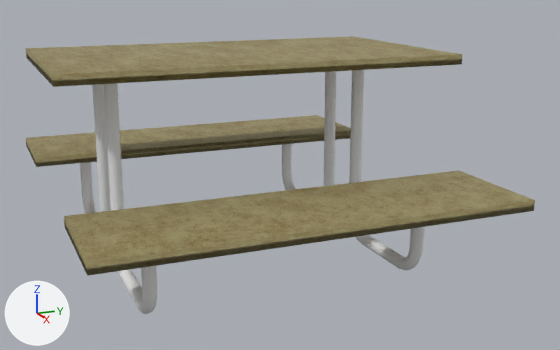
Before and after pictures for a commit that changed the Blender file Assets/Table.blend.
Rendered twice from a 50 mm lens placed at (7.37, -6.21, 4.48), pointed at (-4.18, -1.38, 1.17). Arrows for +X, +Y and +Z are at lower left; the lights stay in place.

The older version as bpy lines, for what is in view:
```python
ob_cube = bpy.data.objects.new('Cube', me_cube)
ob_cube.location = (-4.67, -1.95, 3.11)
ob_cube.scale = (1.82, 3.12, 0.079)
ob_cube_001 = bpy.data.objects.new('Cube.001', me_cube_001)
ob_cube_001.location = (-7.2, -1.95, 1.25)
ob_cube_001.scale = (0.908, 3.12, 0.079)
ob_cube_002 = bpy.data.objects.new('Cube.002', me_cube_002)
ob_cube_002.location = (-1.86, -1.95, 1.25)
ob_cube_002.scale = (0.908, 3.12, 0.079)
ob_plane = bpy.data.objects.new('Plane', cu_plane_004)
ob_plane.location = (-4.12, 0.0, 0.0)
ob_plane_001 = bpy.data.objects.new('Plane.001', cu_plane_005)
ob_plane_001.location = (-5.13, 0.0, 0.0)
ob_plane_001.rotation_euler = (0.0, 0.0, 3.142)  # degrees (0, 0, 180)
ob_plane_002 = bpy.data.objects.new('Plane.002', cu_plane_006)
ob_plane_002.location = (-5.13, -4.11, 0.0)
ob_plane_002.rotation_euler = (0.0, 0.0, 3.142)  # degrees (0, 0, 180)
ob_plane_003 = bpy.data.objects.new('Plane.003', cu_plane_007)
ob_plane_003.location = (-4.12, -4.11, 0.0)
```
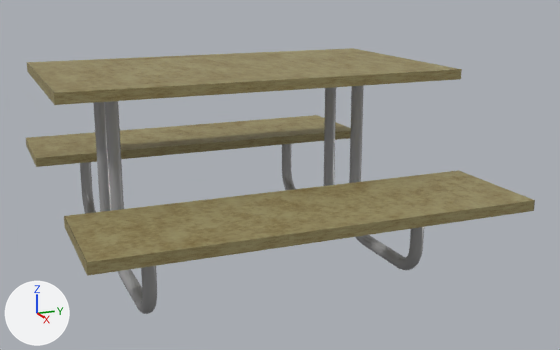
Patch to the scene script:
```diff
--- a/Assets/Table.blend.py
+++ b/Assets/Table.blend.py
@@ mat_tablewoodtexture @@
+mat_tablewoodtexture = bpy.data.materials.new('TableWoodTexture')
+mat_tablewoodtexture.displacement_method = 'BOTH'
+mat_tablewoodtexture.use_nodes = True; mat_tablewoodtexture.node_tree.nodes.clear()
+_N = mat_tablewoodtexture.node_tree.nodes; _L = mat_tablewoodtexture.node_tree.links
+n0 = _N.new('ShaderNodeBsdfPrincipled'); n0.name = 'Principled BSDF.001'
+n0.inputs[2].default_value = 0.6  # 'Roughness'
+n1 = _N.new('ShaderNodeOutputMaterial'); n1.name = 'Material Output.001'
+n2 = _N.new('ShaderNodeTexImage'); n2.name = 'Image Texture'
+n2.image = img_tablewoodtexture
+_L.new(n0.outputs[0], n1.inputs[0])  # 'BSDF' to 'Surface'
+_L.new(n2.outputs[0], n0.inputs[0])  # 'Color' to 'Base Color'
@@ me_cube @@
 me_cube.from_pydata(...)  # 8 vertices, 6 faces; spans x -1.0..1.0, y -1.0..1.0, z -1.0..1.0
-me_cube.materials.append(mat_light_brown_wood)
+me_cube.materials.append(mat_tablewoodtexture)
@@ me_cube_001 @@
 me_cube_001.from_pydata(...)  # 8 vertices, 6 faces; spans x -1.0..1.0, y -1.0..1.0, z -1.0..1.0
 # used by ob_cube_001; location = (-7.2, -1.95, 1.25); scale = (0.908, 3.12, 0.079)
-me_cube_001.materials.append(mat_light_brown_wood)
+# me_cube_001 part 1: texture (UV) coordinates of 6 of 6 faces, centred in x -1.0..1.0, y -1.0..1.0, z -1.0..1.0, changed; they spanned u 0.12..0.88, v 0.0..1.0 and now span u 0.0..0.4, v 0.0..0.6
+me_cube_001.materials.append(mat_tablewoodtexture)
@@ me_cube_002 @@
 me_cube_002.from_pydata(...)  # 8 vertices, 6 faces; spans x -1.0..1.0, y -1.0..1.0, z -1.0..1.0
 # used by ob_cube_002; location = (-1.86, -1.95, 1.25); scale = (0.908, 3.12, 0.079)
-me_cube_002.materials.append(mat_light_brown_wood)
+# me_cube_002 part 2: texture (UV) coordinates of 6 of 6 faces, centred in x -1.0..1.0, y -1.0..1.0, z -1.0..1.0, changed; they spanned u 0.12..0.88, v 0.0..1.0 and now span u 0.0..0.8, v 0.0..1.0
+me_cube_002.materials.append(mat_tablewoodtexture)
@@ cu_plane_004 @@
 _sp = cu_plane_004.splines.new('POLY'); _sp.points.add(13)
-_sp.points.foreach_set('co', [0.0, 0.0, 3.045, 0.0, 0.0, 0.0, 0.409, 0.0, 0.02, 0.0, 0.283, 0.0, 0.0781, 0.0, 0.169, 0.0, 0.169, 0.0, 0.0781, 0.0, 0.283, 0.0, 0.02, 0.0, 0.409, 0.0, 0.0, 0.0, 1.591, 0.0, 0.0, 0.0, 1.717, 0.0, 0.02, 0.0, 1.831, 0.0, 0.0781, 0.0, 1.922, 0.0, 0.169, 0.0, 1.98, 0.0, 0.283, 0.0, 2.0, 0.0, 0.409, 0.0, 2.0, 0.0, 1.25, 0.0])
+_sp.points.foreach_set('co', [0.0, 0.0, 2.795, 0.0, 0.0, 0.0, 0.409, 0.0, 0.02, 0.0, 0.283, 0.0, 0.0781, 0.0, 0.169, 0.0, 0.169, 0.0, 0.0781, 0.0, 0.283, 0.0, 0.02, 0.0, 0.409, 0.0, 0.0, 0.0, 1.591, 0.0, 0.0, 0.0, 1.717, 0.0, 0.02, 0.0, 1.831, 0.0, 0.0781, 0.0, 1.922, 0.0, 0.169, 0.0, 1.98, 0.0, 0.283, 0.0, 2.0, 0.0, 0.409, 0.0, 2.0, 0.0, 1.25, 0.0])
 _sp.order_v = 0
@@ cu_plane_004 @@
 _sp = cu_plane_004.splines.new('POLY'); _sp.points.add(13)
 _sp.use_endpoint_u = True
+cu_plane_004.materials.append(mat_toilet)  # grey #a5a5a5
 cu_plane_004.bevel_depth = 0.1
@@ cu_plane_005 @@
 _sp = cu_plane_005.splines.new('POLY'); _sp.points.add(13)
-_sp.points.foreach_set('co', [0.0, 0.0, 3.045, 0.0, 0.0, 0.0, 0.409, 0.0, 0.02, 0.0, 0.283, 0.0, 0.0781, 0.0, 0.169, 0.0, 0.169, 0.0, 0.0781, 0.0, 0.283, 0.0, 0.02, 0.0, 0.409, 0.0, 0.0, 0.0, 1.591, 0.0, 0.0, 0.0, 1.717, 0.0, 0.02, 0.0, 1.831, 0.0, 0.0781, 0.0, 1.922, 0.0, 0.169, 0.0, 1.98, 0.0, 0.283, 0.0, 2.0, 0.0, 0.409, 0.0, 2.0, 0.0, 1.25, 0.0])
+_sp.points.foreach_set('co', [0.0, 0.0, 2.795, 0.0, 0.0, 0.0, 0.409, 0.0, 0.02, 0.0, 0.283, 0.0, 0.0781, 0.0, 0.169, 0.0, 0.169, 0.0, 0.0781, 0.0, 0.283, 0.0, 0.02, 0.0, 0.409, 0.0, 0.0, 0.0, 1.591, 0.0, 0.0, 0.0, 1.717, 0.0, 0.02, 0.0, 1.831, 0.0, 0.0781, 0.0, 1.922, 0.0, 0.169, 0.0, 1.98, 0.0, 0.283, 0.0, 2.0, 0.0, 0.409, 0.0, 2.0, 0.0, 1.25, 0.0])
 _sp.order_v = 0
@@ cu_plane_005 @@
 _sp = cu_plane_005.splines.new('POLY'); _sp.points.add(13)
 _sp.use_endpoint_u = True
+cu_plane_005.materials.append(mat_toilet)  # grey #a5a5a5
 cu_plane_005.bevel_depth = 0.1
@@ cu_plane_006 @@
 _sp = cu_plane_006.splines.new('POLY'); _sp.points.add(13)
-_sp.points.foreach_set('co', [0.0, 0.0, 3.045, 0.0, 0.0, 0.0, 0.409, 0.0, 0.02, 0.0, 0.283, 0.0, 0.0781, 0.0, 0.169, 0.0, 0.169, 0.0, 0.0781, 0.0, 0.283, 0.0, 0.02, 0.0, 0.409, 0.0, 0.0, 0.0, 1.591, 0.0, 0.0, 0.0, 1.717, 0.0, 0.02, 0.0, 1.831, 0.0, 0.0781, 0.0, 1.922, 0.0, 0.169, 0.0, 1.98, 0.0, 0.283, 0.0, 2.0, 0.0, 0.409, 0.0, 2.0, 0.0, 1.25, 0.0])
+_sp.points.foreach_set('co', [0.0, 0.0, 2.795, 0.0, 0.0, 0.0, 0.409, 0.0, 0.02, 0.0, 0.283, 0.0, 0.0781, 0.0, 0.169, 0.0, 0.169, 0.0, 0.0781, 0.0, 0.283, 0.0, 0.02, 0.0, 0.409, 0.0, 0.0, 0.0, 1.591, 0.0, 0.0, 0.0, 1.717, 0.0, 0.02, 0.0, 1.831, 0.0, 0.0781, 0.0, 1.922, 0.0, 0.169, 0.0, 1.98, 0.0, 0.283, 0.0, 2.0, 0.0, 0.409, 0.0, 2.0, 0.0, 1.25, 0.0])
 _sp.order_v = 0
@@ cu_plane_006 @@
 _sp = cu_plane_006.splines.new('POLY'); _sp.points.add(13)
 _sp.use_endpoint_u = True
+cu_plane_006.materials.append(mat_toilet)  # grey #a5a5a5
 cu_plane_006.bevel_depth = 0.1
@@ cu_plane_007 @@
 _sp = cu_plane_007.splines.new('POLY'); _sp.points.add(13)
-_sp.points.foreach_set('co', [0.0, 0.0, 3.045, 0.0, 0.0, 0.0, 0.409, 0.0, 0.02, 0.0, 0.283, 0.0, 0.0781, 0.0, 0.169, 0.0, 0.169, 0.0, 0.0781, 0.0, 0.283, 0.0, 0.02, 0.0, 0.409, 0.0, 0.0, 0.0, 1.591, 0.0, 0.0, 0.0, 1.717, 0.0, 0.02, 0.0, 1.831, 0.0, 0.0781, 0.0, 1.922, 0.0, 0.169, 0.0, 1.98, 0.0, 0.283, 0.0, 2.0, 0.0, 0.409, 0.0, 2.0, 0.0, 1.25, 0.0])
+_sp.points.foreach_set('co', [0.0, 0.0, 2.795, 0.0, 0.0, 0.0, 0.409, 0.0, 0.02, 0.0, 0.283, 0.0, 0.0781, 0.0, 0.169, 0.0, 0.169, 0.0, 0.0781, 0.0, 0.283, 0.0, 0.02, 0.0, 0.409, 0.0, 0.0, 0.0, 1.591, 0.0, 0.0, 0.0, 1.717, 0.0, 0.02, 0.0, 1.831, 0.0, 0.0781, 0.0, 1.922, 0.0, 0.169, 0.0, 1.98, 0.0, 0.283, 0.0, 2.0, 0.0, 0.409, 0.0, 2.0, 0.0, 1.25, 0.0])
 _sp.order_v = 0
@@ cu_plane_007 @@
 _sp = cu_plane_007.splines.new('POLY'); _sp.points.add(13)
 _sp.use_endpoint_u = True
+cu_plane_007.materials.append(mat_toilet)  # grey #a5a5a5
 cu_plane_007.bevel_depth = 0.1
@@ ob_cube @@
 ob_cube = bpy.data.objects.new('Cube', me_cube)
-ob_cube.location = (-4.67, -1.95, 3.11)
+ob_cube.location = (-4.67, -1.95, 2.88)
 ob_cube.scale = (1.82, 3.12, 0.079)
```

Location of each change, [x1, y1, x2, y2] in pixels of the pictures (560 x 350 px):
'Cube', recoloured, moved
    before: [25, 36, 462, 87]
    after: [27, 48, 462, 105]
part 1 of me_cube_001, surface changed
    both: [26, 115, 351, 167]
part 2 of me_cube_002, surface changed (yellow to brown)
    both: [64, 170, 535, 276]
